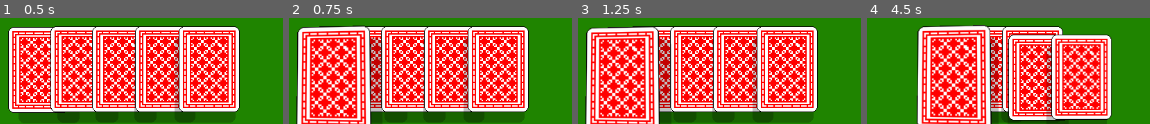
Above: before the commit, frames 1-4 (left to right).
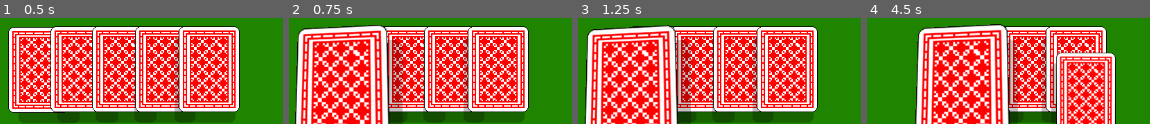
Above: after the commit, the same moments.

Repository: Dstough/card-game
Game: Godot game, scene res://scenes/Board.tscn
Two runs of this game, one before a commit and one after it. Both use one fixed random seed, a clock stepped at 60 frames per second and the inputs below.
Inputs (mouse positions are in pixels of both pictures, inside the frame that each line leads up to):
- Up to frame 1 (0.5 s): no input
- Up to frame 2 (0.75 s): click (328, 69) at 0.5 s
- Up to frame 3 (1.25 s): no input
- Up to frame 4 (4.5 s): click (949, 68) at 1.25 s; click (988, 68) at 2 s; click (1033, 68) at 2.75 s; click (1076, 68) at 3.5 s; click (949, 68) at 4.25 s

Frame 1 is identical in both runs. In frame 2, 26% of the frame differs, in the area x 2-41%, y 6-100%; in frame 3, 26%; in frame 4, 50%, in the area x 16-88%, y 5-100%.

Commit message:
Added juicy movement to cards

Diff:
--- a/scenes/card.tscn
+++ b/scenes/card.tscn
@@ -19,10 +19,6 @@
 offset_right = 88.0
 offset_bottom = 124.0
 script = ExtResource("1_q6g3j")
-angle_x_max = 0.2
-angle_y_max = 0.2
-scale_amount = 1.2
-max_offset_shadow = 50.0
 
 [node name="CardShadow" type="TextureRect" parent="."]
 modulate = Color(0, 0, 0, 0.235294)
--- a/scripts/card.gd
+++ b/scripts/card.gd
@@ -1,24 +1,45 @@
 extends Button
 
+@export_category("Hovering")
+@export var scale_amount: float = 1.5
+@export var max_offset_shadow: float = 50
 
-@export var angle_x_max: float
-@export var angle_y_max: float
-@export var scale_amount: float
-@export var max_offset_shadow: float
+@export_category("Tilt Values")
+@export var angle_x_max: float = 15
+@export var angle_y_max: float = 15
+
+@export_category("Oscillator")
+@export var spring: float = 150
+@export var damp: float = 10
+@export var velocity_multiplier: float = 1
 
 var card_texture: TextureRect
 var card_shadow: TextureRect
+
 var tween_rotation: Tween
 var tween_hover: Tween
+var tween_tilt: Tween
+
 var original_scale: Vector2
-var followring_mouse: bool
+var velocity: Vector2
+var last_position: Vector2
+
+var following_mouse: bool
+
+var displacement: float
+var oscillator_velocity: float
+
+#region signals
 
 
 func _ready():
 	card_texture = $CardTexture
 	card_shadow = $CardShadow
 
-	followring_mouse = false;
+	angle_x_max = deg_to_rad(angle_x_max)
+	angle_y_max = deg_to_rad(angle_y_max)
+
+	following_mouse = false;
 	original_scale = scale
 	pivot_offset = Vector2(size.x / 2, size.y / 2)
 
@@ -26,6 +47,7 @@
 func _process(_delta):
 	handle_shadow_position()
 	handle_card_following_mouse()
+	handle_card_lean_on_move(_delta)
 
 
 func _on_gui_input(_event):
@@ -33,12 +55,18 @@
 	handle_card_tilting()
 
 
-func _on_mouse_entered() -> void:
+func _on_mouse_entered():
 	handle_card_focus()
 
 
-func _on_mouse_exited() -> void:
+func _on_mouse_exited():
 	handle_card_blur()
+
+
+#endregion
+
+
+#region handlers
 
 
 func handle_card_focus():
@@ -79,16 +107,22 @@
 		return
 
 	if event.is_pressed():
-		followring_mouse = true
+		following_mouse = true
 		GameManager.local_player_is_holding_card = true
+
+		#card_texture.material.set_shader_parameter("x_rot", 0)
+		#card_texture.material.set_shader_parameter("y_rot", 0)
+
 		self.get_parent().move_child(self, -1)
+
 	else:
-		followring_mouse = false
+		following_mouse = false
 		GameManager.local_player_is_holding_card = false
+		tilt_to_angle(0)
 
 
 func handle_card_following_mouse():
-	if not followring_mouse:
+	if not following_mouse:
 		return
 
 	var mouse_position = get_global_mouse_position()
@@ -97,6 +131,9 @@
 
 
 func handle_card_tilting():
+
+	#if following_mouse:
+	#	return
 
 	#Handle Rotation
 	var mouse_position: Vector2 = get_local_mouse_position()
@@ -110,3 +147,38 @@
 	# Why the f*ck are these reversed?!?
 	card_texture.material.set_shader_parameter("x_rot", rotation_y)
 	card_texture.material.set_shader_parameter("y_rot", rotation_x)
+
+
+func handle_card_lean_on_move(delta):
+	if not following_mouse:
+		return
+
+	# Compute the velocity
+	velocity = (position - last_position) / delta
+	last_position = position
+
+	oscillator_velocity += velocity.normalized().x * velocity_multiplier
+
+	# Oscillator stuff
+	var force = -spring * displacement - damp * oscillator_velocity
+	oscillator_velocity += force * delta
+	displacement += oscillator_velocity * delta
+
+	rotation = displacement
+
+
+#endregion
+
+
+#region utility
+
+
+func tilt_to_angle(angle):
+	if tween_tilt and tween_tilt.is_running():
+		tween_tilt.kill()
+
+	tween_tilt = create_tween().set_ease(Tween.EASE_IN_OUT).set_trans(Tween.TRANS_CUBIC)
+	tween_tilt.tween_property(self, "rotation", deg_to_rad(angle), 0.3)
+
+
+#endregion
